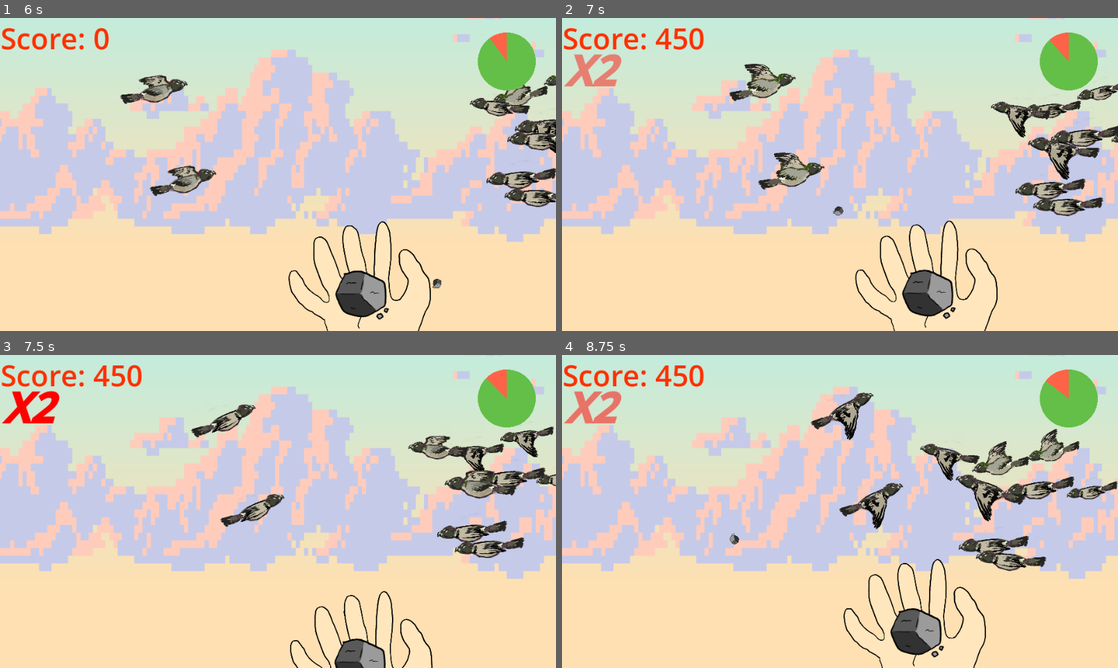
Above: before the commit, frames 1-4 (two rows, left to right).
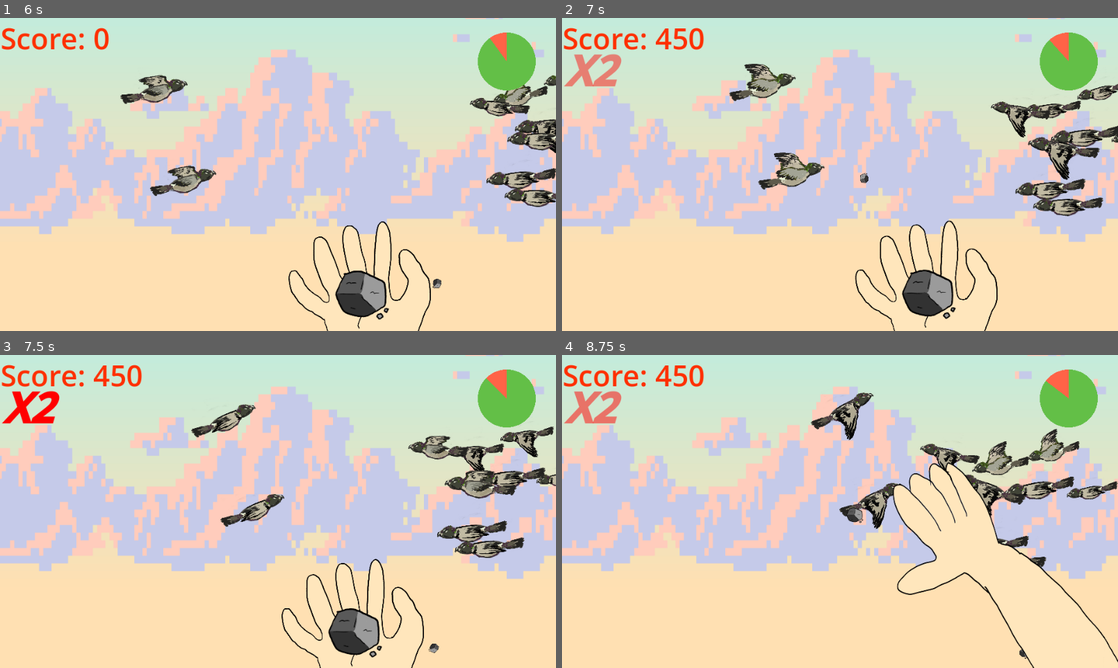
Above: after the commit, the same moments.

Repository: terebigeemu/utsjam
Game: Godot game, scene res://main.tscn
Same seed, same stepped clock (60 frames per second), same inputs: the game is played once before the commit and once after it.
Inputs (mouse positions are in pixels of both pictures, inside the frame that each line leads up to):
- Up to frame 1 (6 s): tap Enter at 0.5 s; move the mouse to (400, 158) at 0.52 s; click (400, 158) at 0.6 s; move the mouse to (166, 190) at 1.27 s; click (166, 190) at 1.35 s; move the mouse to (333, 105) at 2.02 s; click (333, 105) at 2.1 s; move the mouse to (250, 237) at 2.77 s; click (250, 237) at 2.85 s; move the mouse to (444, 221) at 3.52 s; click (444, 221) at 3.6 s; move the mouse to (111, 127) at 4.27 s; click (111, 127) at 4.35 s; move the mouse to (305, 174) at 5.02 s; click (305, 174) at 5.1 s; move the mouse to (194, 96) at 5.77 s; click (194, 96) at 5.85 s
- Up to frame 2 (7 s): move the mouse to (962, 158) at 6.52 s; click (962, 158) at 6.6 s
- Up to frame 3 (7.5 s): move the mouse to (166, 527) at 7.27 s; click (166, 527) at 7.35 s
- Up to frame 4 (8.75 s): move the mouse to (895, 442) at 8.02 s; click (895, 442) at 8.1 s

Frame 1 is identical in both runs. In frame 2, less than 0.1% of the frame differs, in the area x 48-56%, y 49-64%; in frame 3, 2.6%; in frame 4, 6.8%, in the area x 30-100%, y 34-100%.

Commit message:
absorbent no

Diff:
--- a/test/test_bird.tscn
+++ b/test/test_bird.tscn
@@ -9,7 +9,6 @@
 [sub_resource type="PhysicsMaterial" id="PhysicsMaterial_xuqvo"]
 friction = 0.0
 bounce = 1.0
-absorbent = true
 
 [sub_resource type="SpriteFrames" id="SpriteFrames_s3r25"]
 animations = [{
